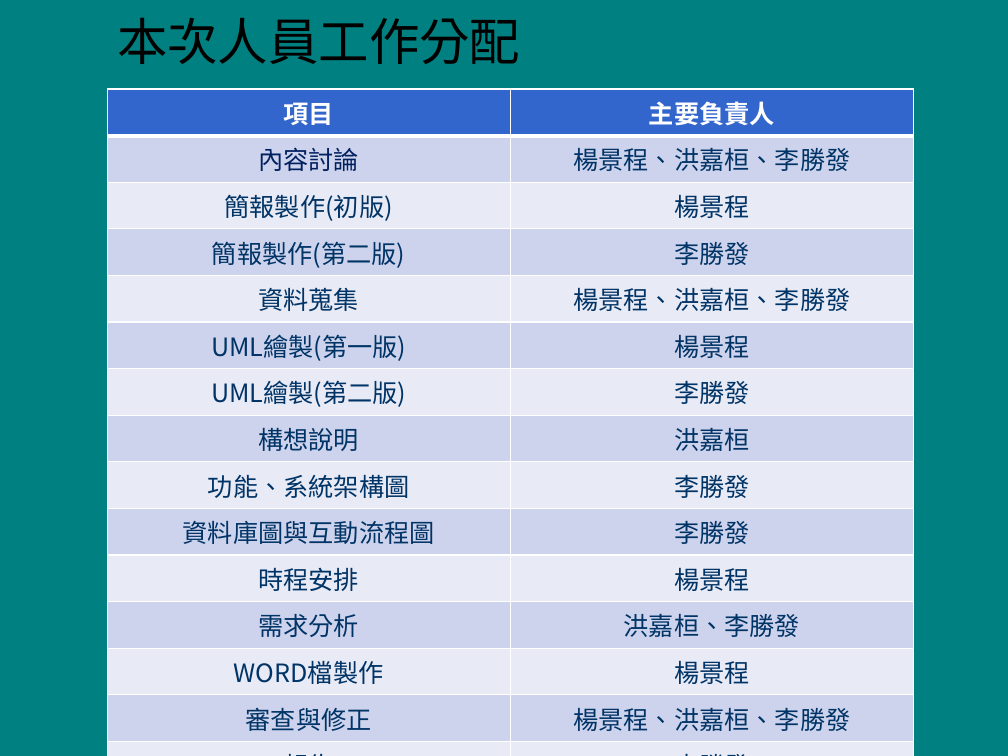
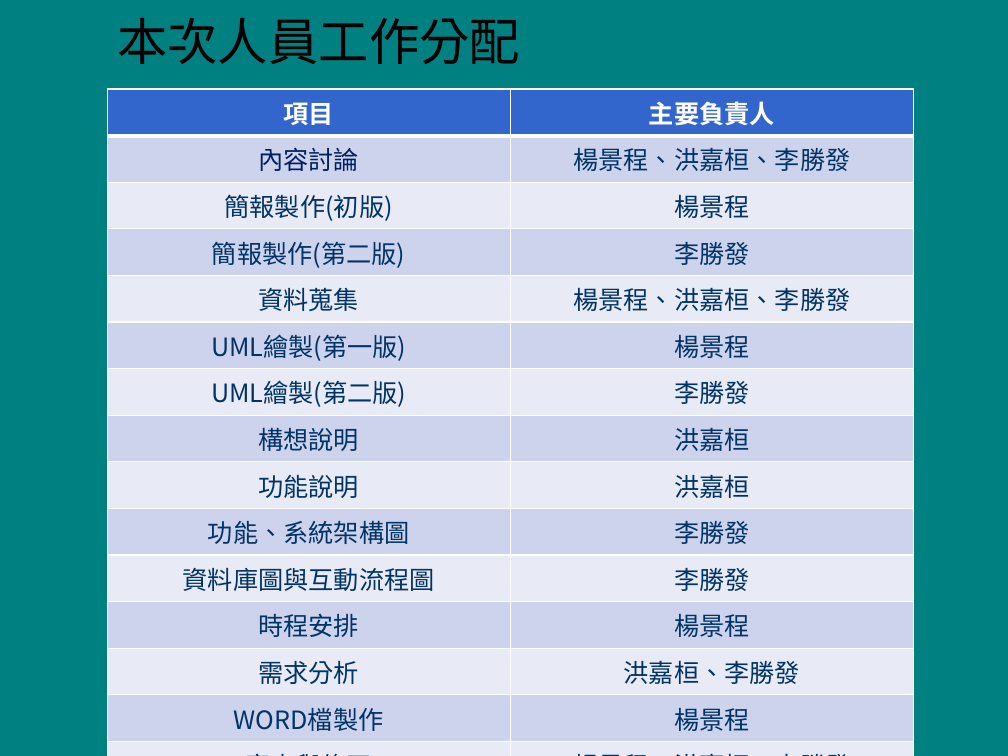
Before and after one commit to 02543420/107_SE_Team-12, a slide deck: slide 17 of 107_SE_Team12_AR RPG結合區域行銷.pptx (slide 16 before the commit). Drawn at 1008x756 pixels with LibreOffice and Linux fonts; fonts in the diff are those of the drawing; background and template pictures are left out. Boxes give left, top, right and bottom in pixels: in the first picture for what was removed or moved away, otherwise in the second. Text is boxed around its words. In the diff, an @@ line names an element or a change of style, - is before the commit and + after.

Commit message:
追加功能說明

```diff
--- a/107_SE_Team12_AR RPG結合區域行銷.pptx
+++ b/107_SE_Team12_AR RPG結合區域行銷.pptx
@@ table at [107, 89, 913, 742] @@
+row 9: 功能說明 | 洪嘉桓
```
Also in this commit, not shown: 1 other slide changed, 1 slide added.
